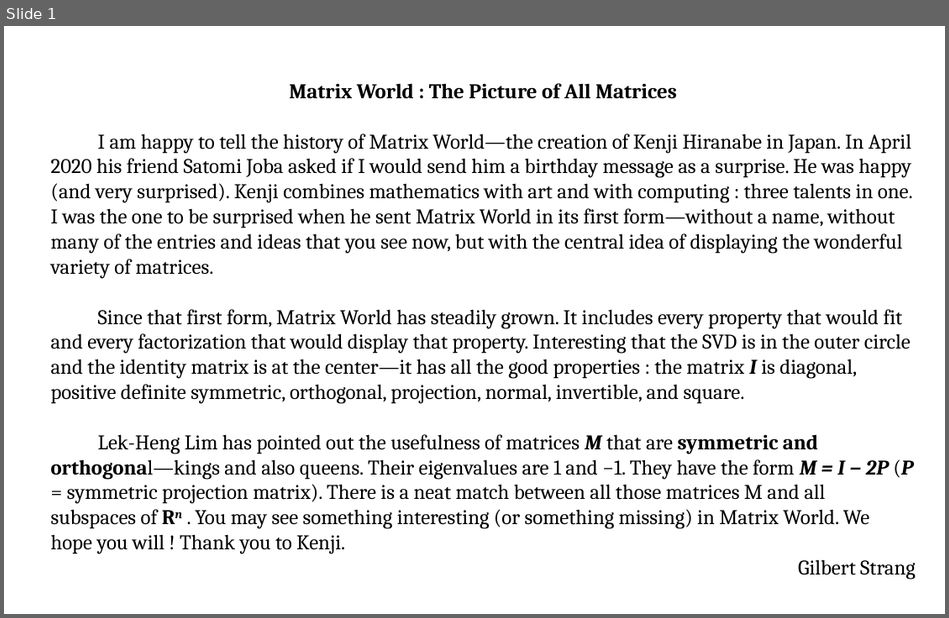
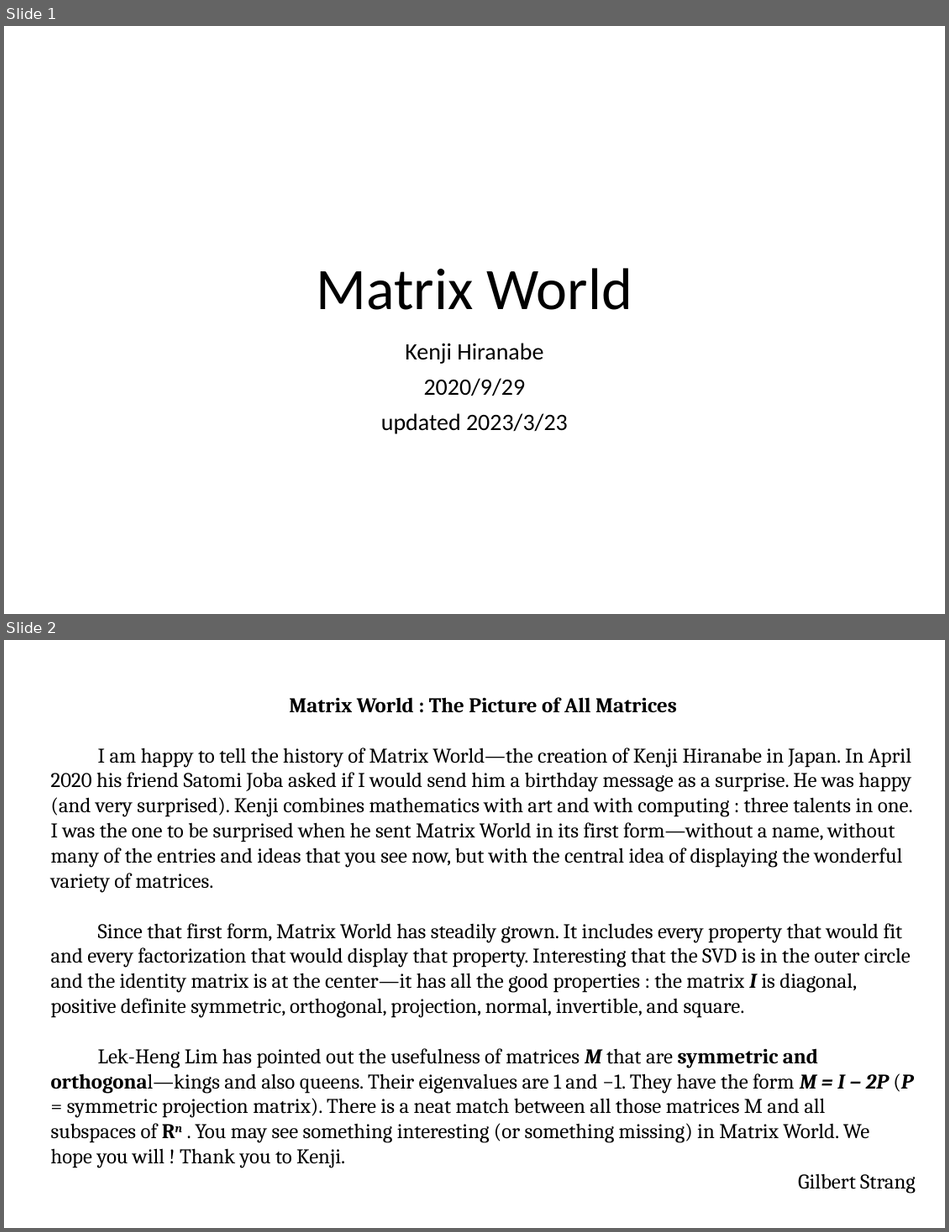
Before and after one commit to kenjihiranabe/The-Art-of-Linear-Algebra, a slide deck: MatrixWorld.pptx. Shown one above the other, each under a label of ours: slide 1 before the commit, slides 1 and 2 after it. The pictures are 949x618 and 949x1232 pixels, drawn with LibreOffice and Linux fonts; fonts in the diff are those of the drawing. Boxes give left, top, right and bottom in pixels: in the first picture for what was removed or moved away, otherwise in the second. Text is boxed around its words. In the diff, an @@ line names an element or a change of style, - is before the commit and + after.

```diff
--- a/MatrixWorld.pptx
+++ b/MatrixWorld.pptx
@@ slide 1 added at box(4, 26, 945, 614), background #FFFFFF @@
@@ title added at box(316, 268, 631, 310), 45 pt, text #000000 @@
+Matrix World
@@ subtitle added at box(381, 343, 568, 434), 18 pt, text #000000 @@
+Kenji Hiranabe
+2020/9/29
+updated 2023/3/23
@@ what was slide 1 is now slide 2 @@
```
Also in this commit, not shown: 3 slides changed, 1 other slide added, 13 other files.
